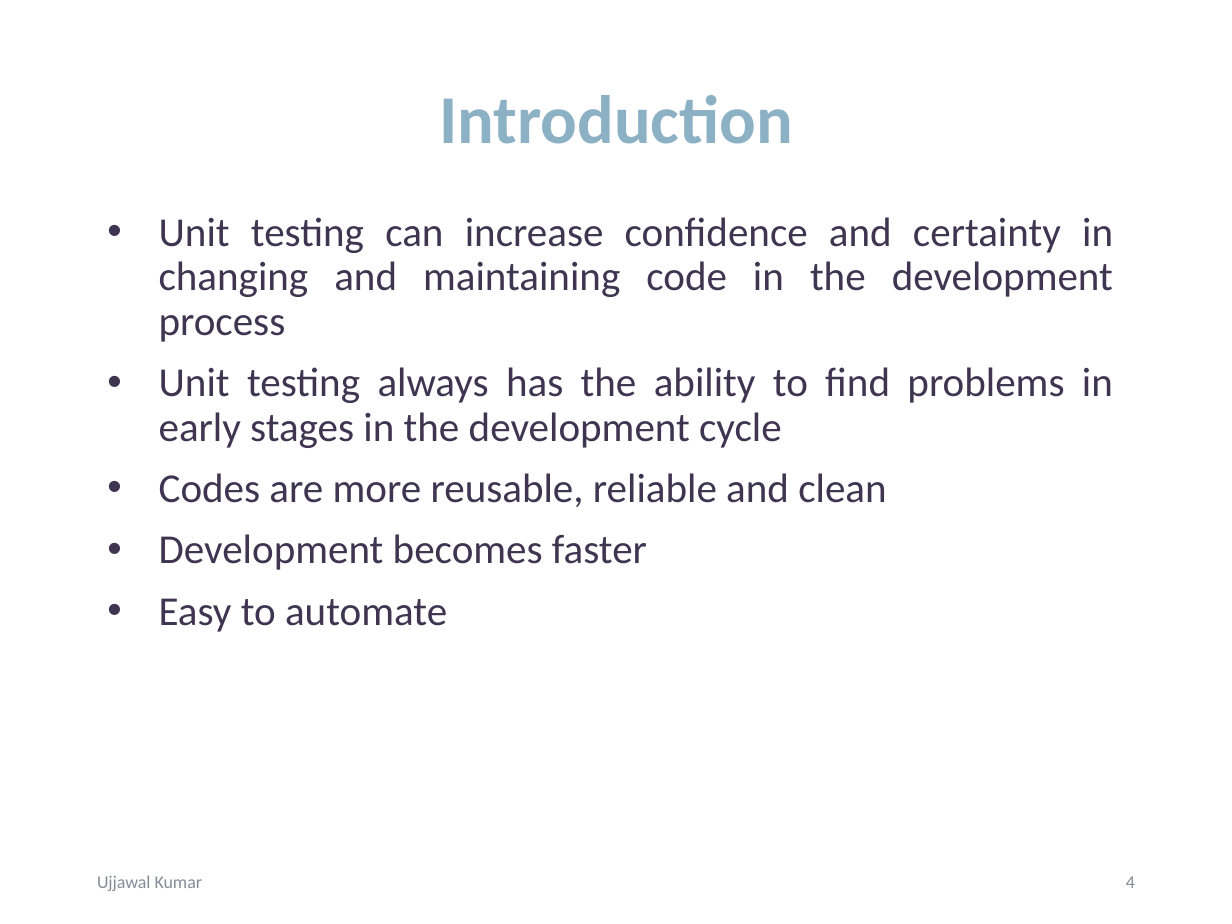
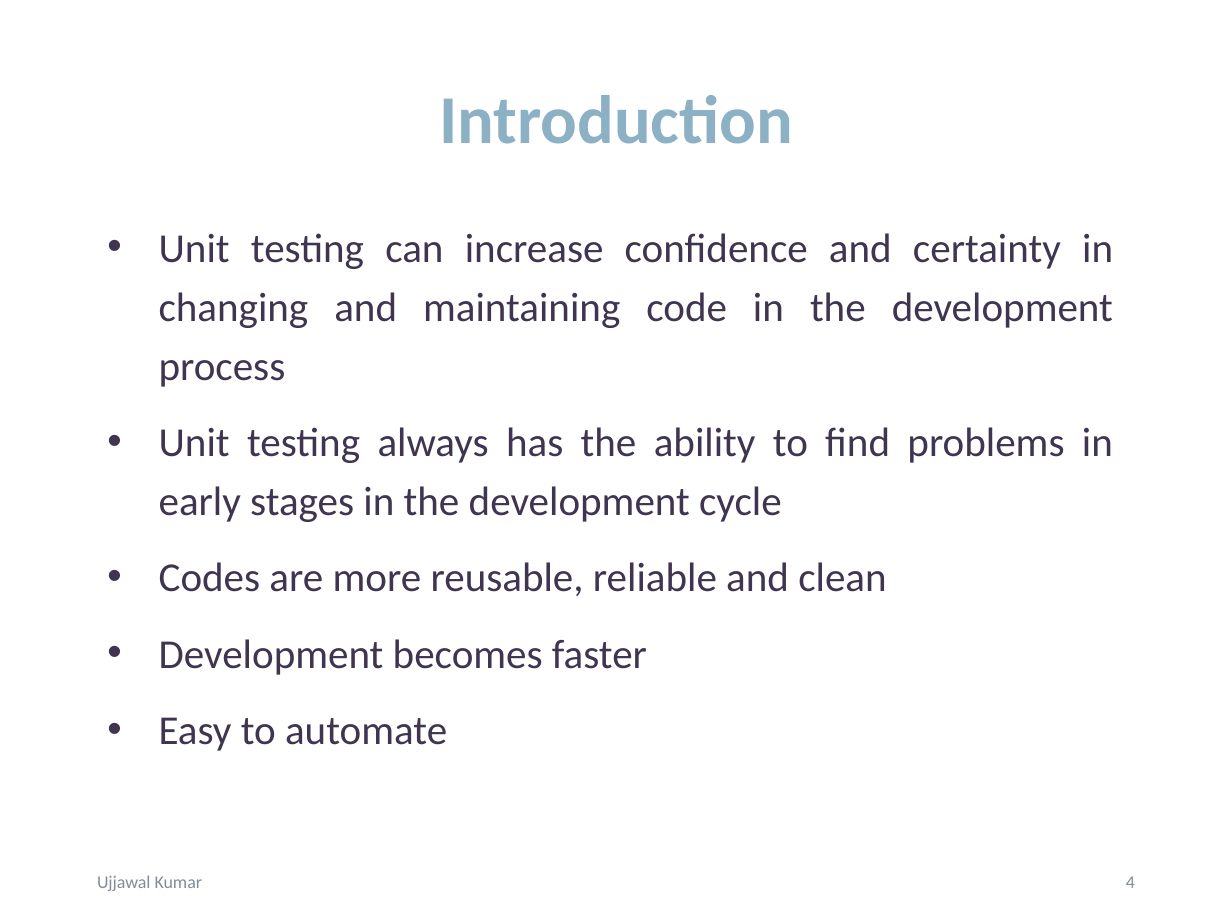
Before and after one commit to NilanthaD/44663-01_WS02_ImplementingUnitTests, a slide deck: slide 4 of DocumentationAndPresentation/44663-01_WS02_UnitTests.pptx. Drawn at 1232x924 pixels with LibreOffice and Linux fonts; fonts in the diff are those of the drawing. Boxes give left, top, right and bottom in pixels: in the first picture for what was removed or moved away, otherwise in the second. Text is boxed around its words. In the diff, an @@ line names an element or a change of style, - is before the commit and + after.

Commit message:
unit test

```diff
--- a/DocumentationAndPresentation/44663-01_WS02_UnitTests.pptx
+++ b/DocumentationAndPresentation/44663-01_WS02_UnitTests.pptx
@@ text "Unit testing can increase confidence ..." at (x1=159, y1=233, x2=1113, y2=751): line spacing 0.9 to 1.2 @@
```
Also in this commit, not shown: 2 other slides changed.
